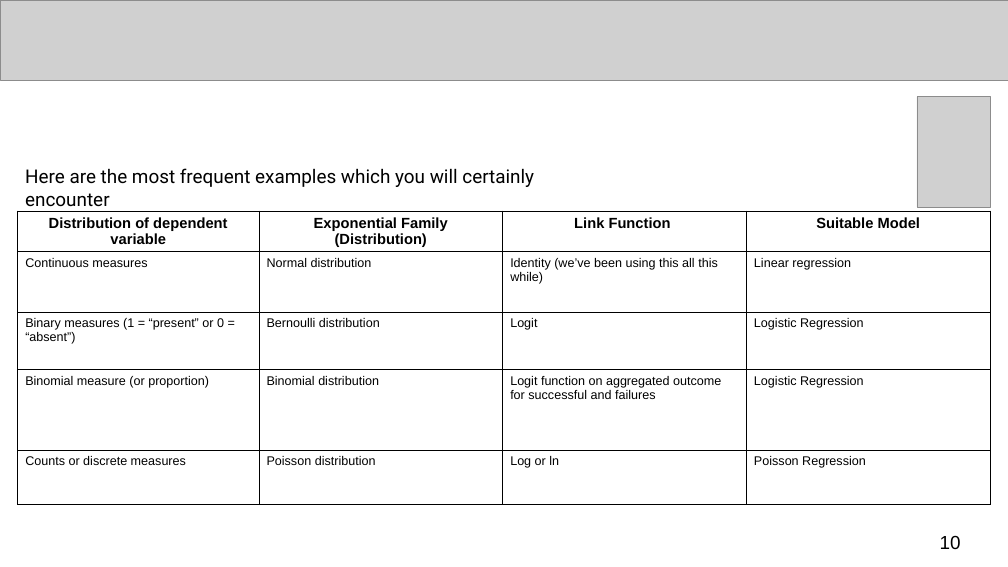
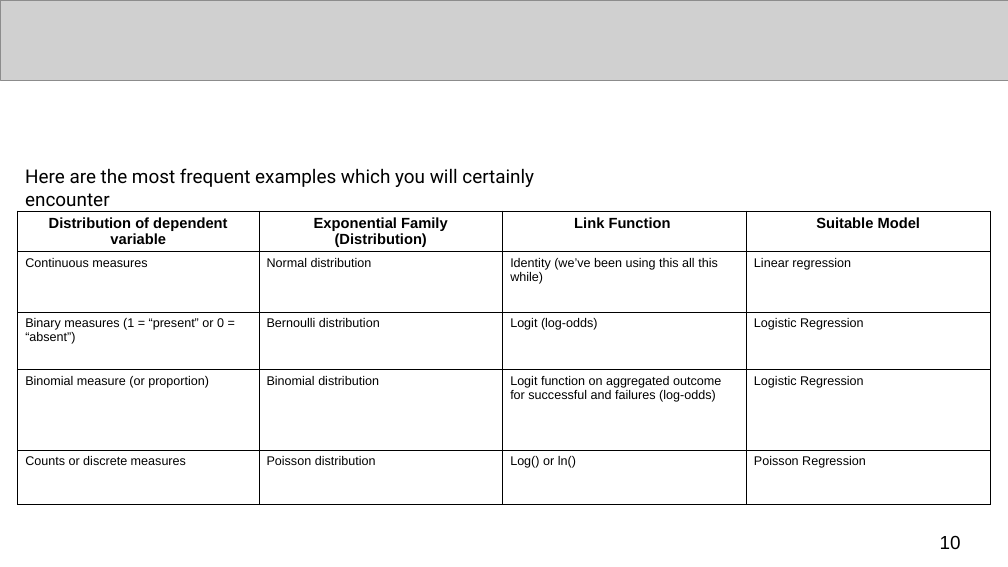
Before and after one commit to UCLPG-MSC-SGDS/GEOG0125, a slide deck: slide 10 of Lecture_notes_ppt/GEOG0125 Week 2 Lecture - Bayesian GLMs.pptx. Drawn at 1008x567 pixels with LibreOffice and Linux fonts; fonts in the diff are those of the drawing; grey boxes stand for pictures. Boxes give left, top, right and bottom in pixels: in the first picture for what was removed or moved away, otherwise in the second. Text is boxed around its words. In the diff, an @@ line names an element or a change of style, - is before the commit and + after.

```diff
--- a/Lecture_notes_ppt/GEOG0125 Week 2 Lecture - Bayesian GLMs.pptx
+++ b/Lecture_notes_ppt/GEOG0125 Week 2 Lecture - Bayesian GLMs.pptx
@@ picture removed at box(917, 97, 991, 207) @@
@@ table at box(17, 211, 989, 507) @@
-row 3, column 3: Logit
+row 3, column 3: Logit (log-odds)
-row 4, column 3: Logit function on aggregated outcome for successful and failures
+row 4, column 3: Logit function on aggregated outcome for successful and failures (log-odds)
-row 5, column 3: Log or ln
+row 5, column 3: Log() or ln()
```
Also in this commit, not shown: 16 other slides changed, 1 slide added, 7 other files.
